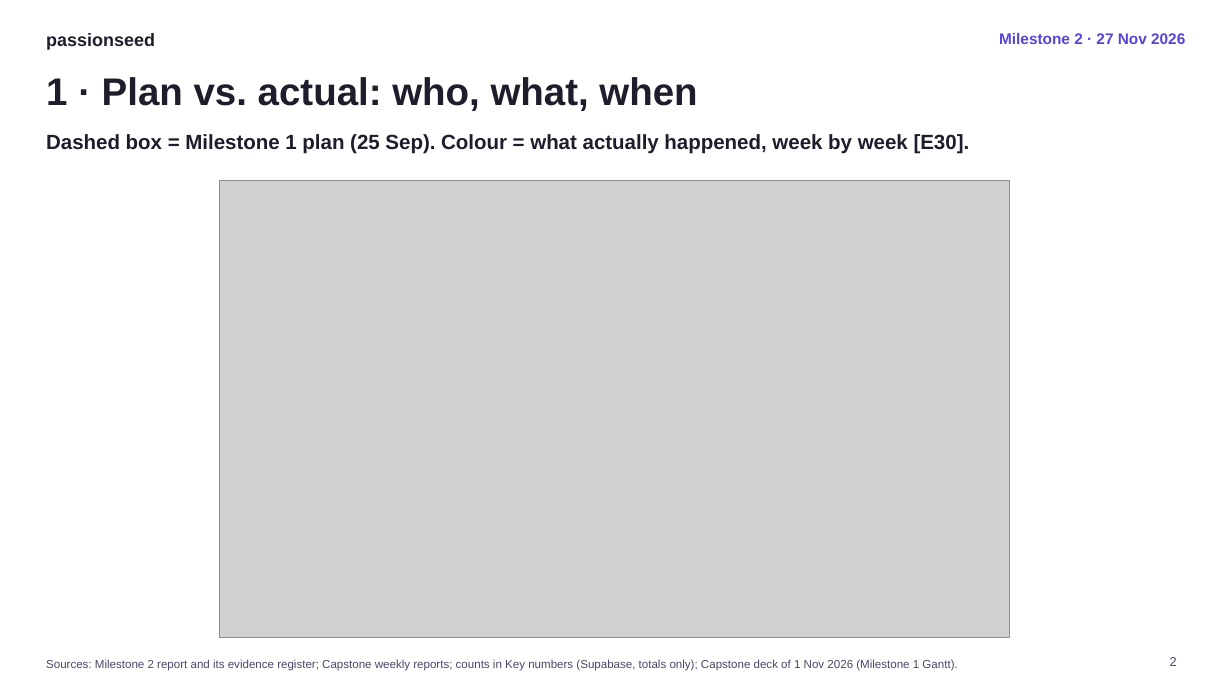
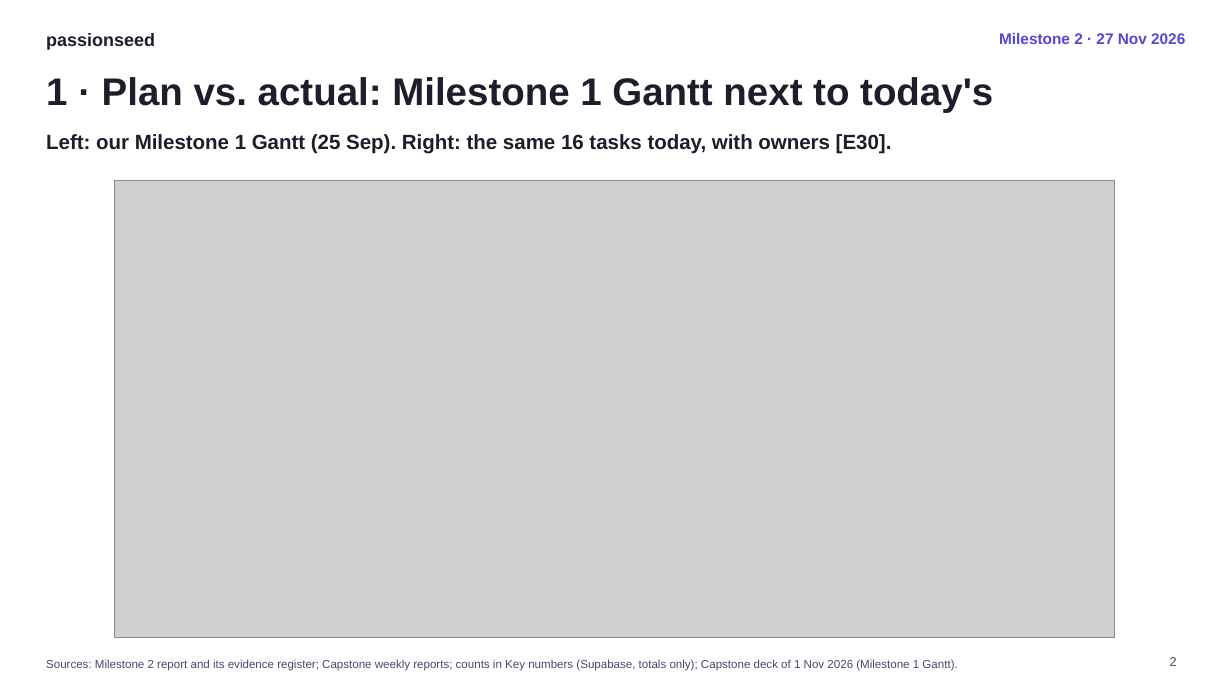
Before and after one commit to xb1g/files, a slide deck: slide 2 of capstone-m2/PassionSeed_Milestone2_Slides.pptx. Drawn at 1232x693 pixels with LibreOffice and Linux fonts; fonts in the diff are those of the drawing; grey boxes stand for pictures. Boxes give left, top, right and bottom in pixels: in the first picture for what was removed or moved away, otherwise in the second. Text is boxed around its words. In the diff, an @@ line names an element or a change of style, - is before the commit and + after.

Commit message:
M2: side-by-side Gantt on slide 2

```diff
--- a/capstone-m2/PassionSeed_Milestone2_Slides.pptx
+++ b/capstone-m2/PassionSeed_Milestone2_Slides.pptx
@@ title at (46,77,993,112): text changed @@
-1 · Plan vs. actual: who, what, when
+1 · Plan vs. actual: Milestone 1 Gantt next to today's
@@ text at (46,134,892,154): text changed @@
-Dashed box = Milestone 1 plan (25 Sep). Colour = what actually happened, week by week [E30].
+Left: our Milestone 1 Gantt (25 Sep). Right: the same 16 tasks today, with owners [E30].
@@ picture: place and size @@
-picture at (220,180,1010,638)
+picture at (115,180,1116,638)
```
Also in this commit, not shown: 2 other files.
